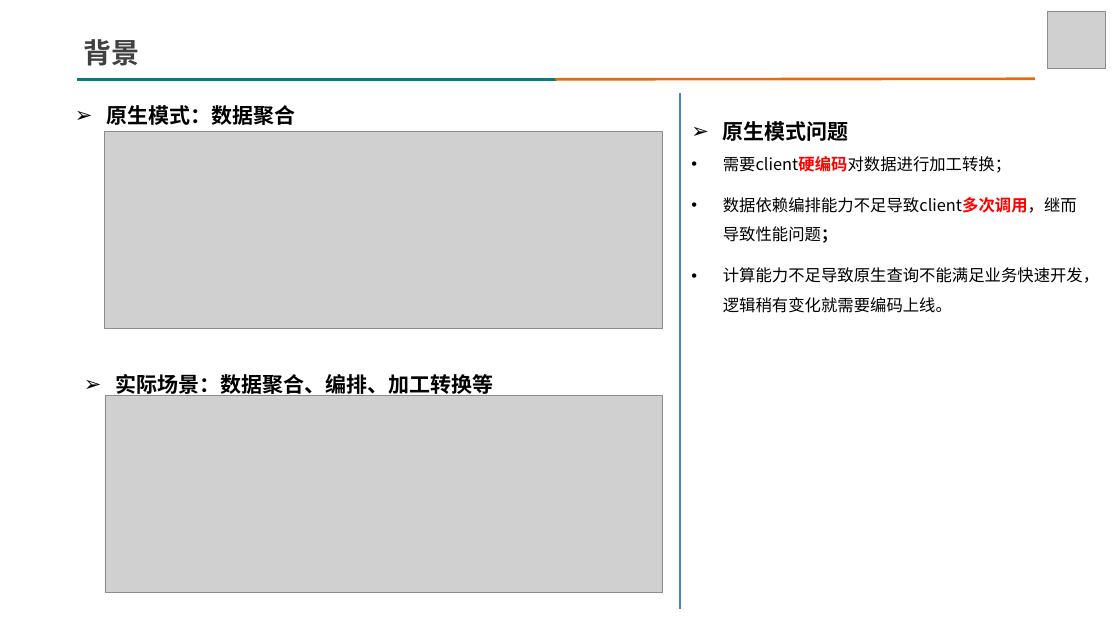
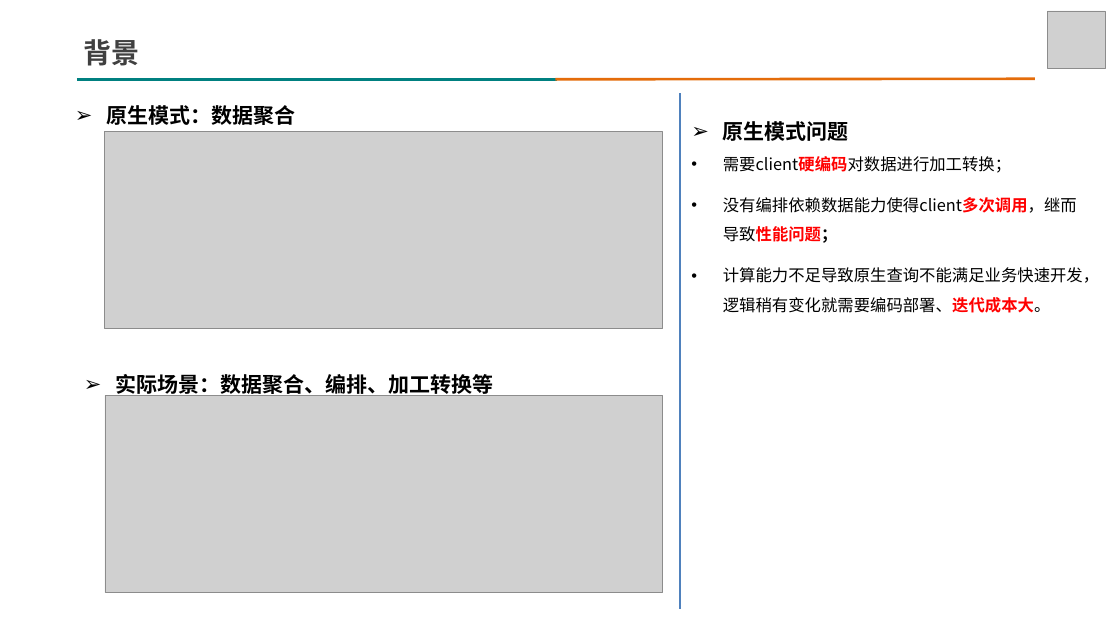
Before and after one commit to graphql-calculator/graphql-calculator, a slide deck: slide 2 of static/Introduction to GraphQl Calculator.pptx. Drawn at 1120x630 pixels with LibreOffice and Linux fonts; fonts in the diff are those of the drawing; grey boxes stand for pictures. Boxes give left, top, right and bottom in pixels: in the first picture for what was removed or moved away, otherwise in the second. Text is boxed around its words. In the diff, an @@ line names an element or a change of style, - is before the commit and + after.

```diff
--- a/static/Introduction to GraphQl Calculator.pptx
+++ b/static/Introduction to GraphQl Calculator.pptx
@@ text at bbox=[723, 197, 1099, 313]: text changed @@
-• 数据依赖编排能力不足导致client多次调用，继而导致性能问题；
-• 计算能力不足导致原生查询不能满足业务快速开发，逻辑稍有变化就需要编码上线。
+• 没有编排依赖数据能力使得client多次调用，继而导致性能问题；
+• 计算能力不足导致原生查询不能满足业务快速开发，逻辑稍有变化就需要编码部署、迭代成本大。
```
Also in this commit, not shown: 6 other slides changed.
